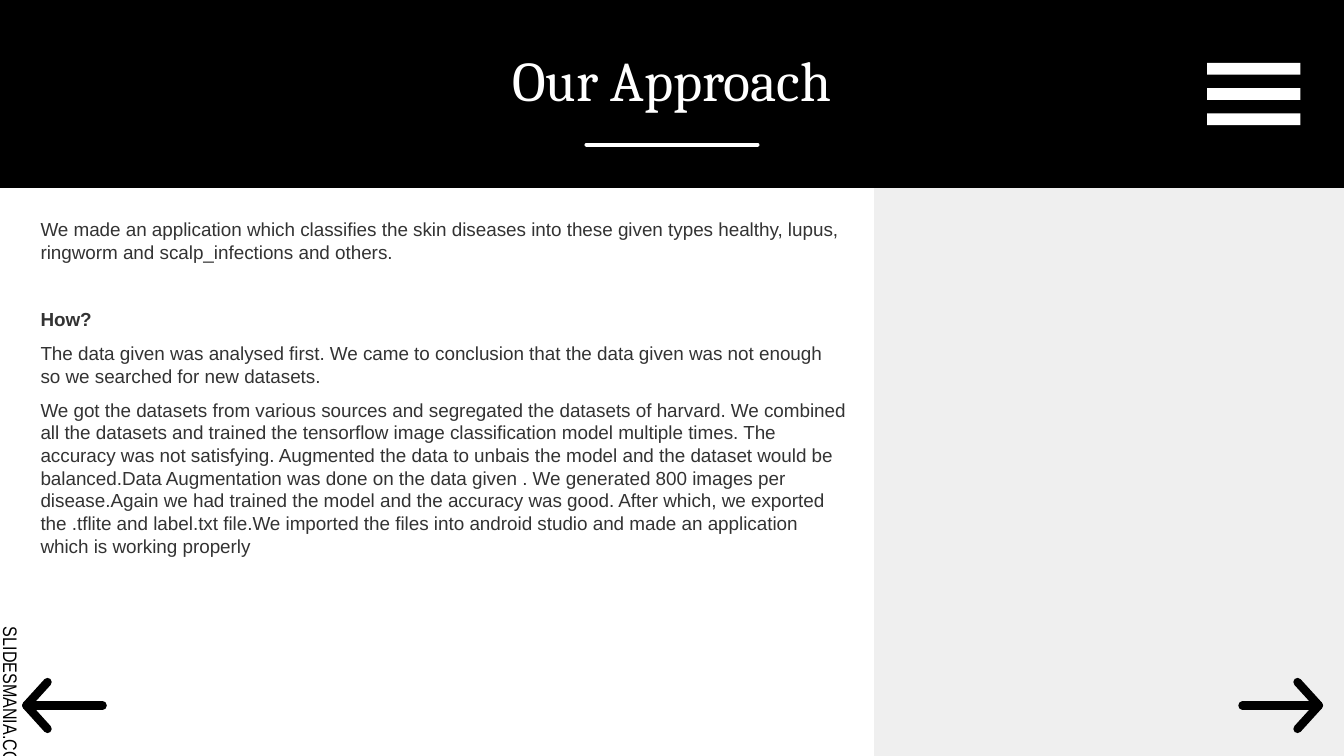
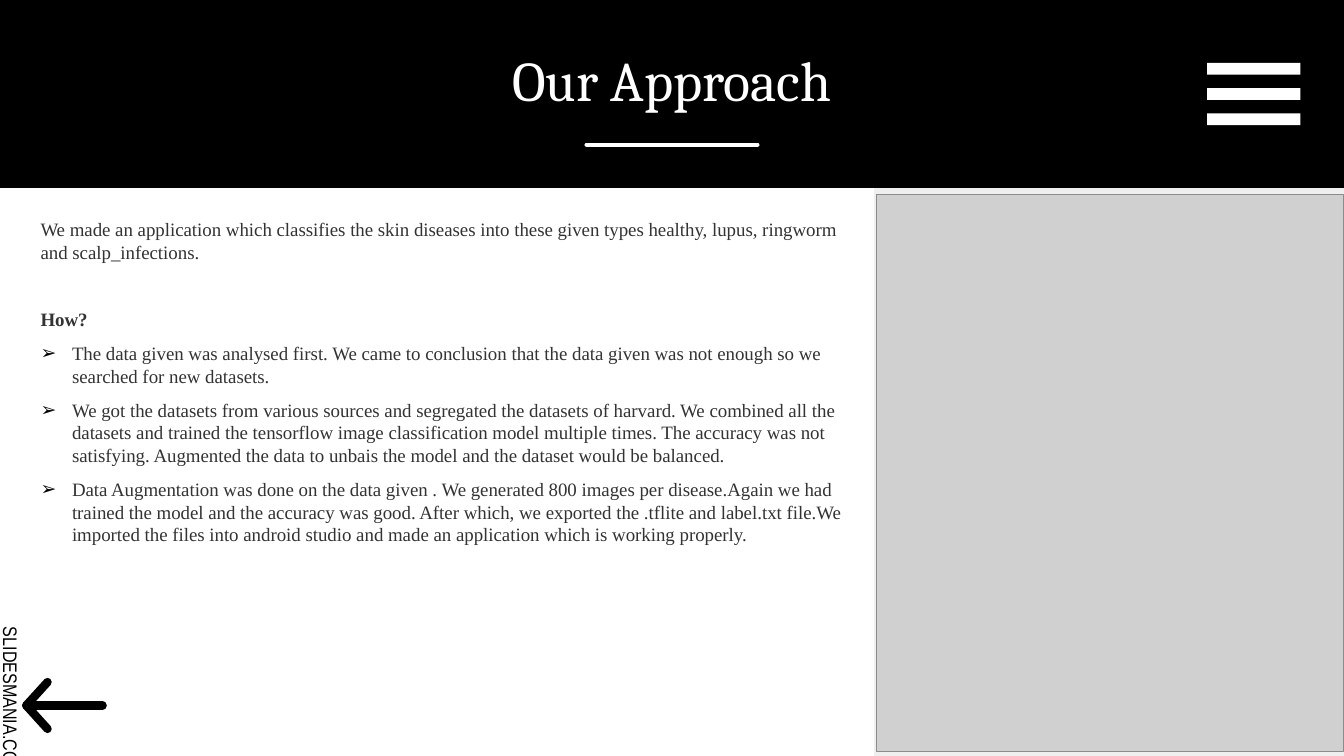
Before and after one commit to rushabh1605/Skin-Disease-Detection-Team-Technophile, a slide deck: slide 5 of Technophiles.pptx. Drawn at 1344x756 pixels with LibreOffice and Linux fonts; fonts in the diff are those of the drawing; grey boxes stand for pictures. Boxes give left, top, right and bottom in pixels: in the first picture for what was removed or moved away, otherwise in the second. Text is boxed around its words. In the diff, an @@ line names an element or a change of style, - is before the commit and + after.

```diff
--- a/Technophiles.pptx
+++ b/Technophiles.pptx
@@ picture added at [876,195,1344,751] @@
@@ text at [41,222,836,263]: text changed; font Arial to Times New Roman @@
-We made an application which classifies the skin diseases into these given types healthy, lupus, ringworm and scalp_infections and others.
+We made an application which classifies the skin diseases into these given types healthy, lupus, ringworm and scalp_infections.
@@ text at [41,313,821,383]: font Arial to Times New Roman in "How?", "The data given was analysed first. We ..."; bullet none to ➢ @@
@@ text at [72,403,841,545]: text changed; font Arial to Times New Roman @@
-We got the datasets from various sources and segregated the datasets of harvard. We combined all the datasets and trained the tensorflow image classification model multiple times. The accuracy was not satisfying. Augmented the data to unbais the model and the dataset would be balanced.Data Augmentation was done on the data given . We generated 800 images per disease.Again we had trained the model and the accuracy was good. After which, we exported the .tflite and label.txt file.We imported the files into android studio and made an application which is working properly
+➢ We got the datasets from various sources and segregated the datasets of harvard. We combined all the datasets and trained the tensorflow image classification model multiple times. The accuracy was not satisfying. Augmented the data to unbais the model and the dataset would be balanced.
+➢ Data Augmentation was done on the data given . We generated 800 images per disease.Again we had trained the model and the accuracy was good. After which, we exported the .tflite and label.txt file.We imported the files into android studio and made an application which is working properly.
@@ line removed from (1298, 683) to (1319, 706) @@
@@ line removed from (1243, 706) to (1315, 706) @@
@@ line removed from (1298, 729) to (1319, 706) @@
```
Also in this commit, not shown: 5 other slides changed.
